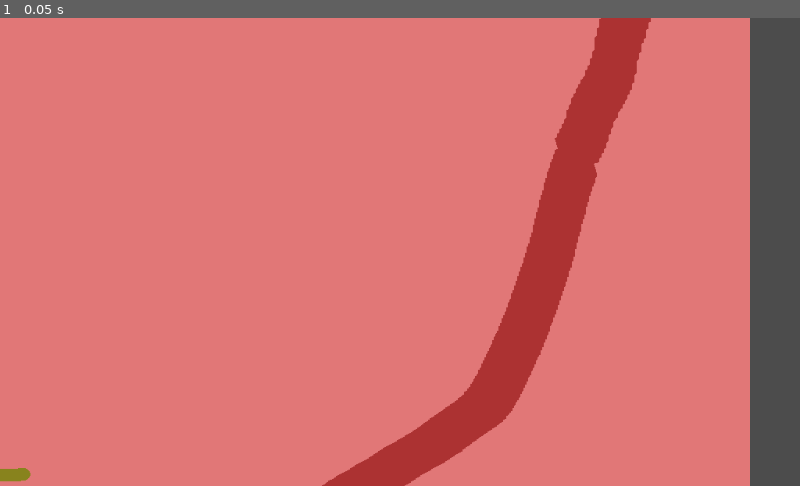
Above: before the commit, frame 1.
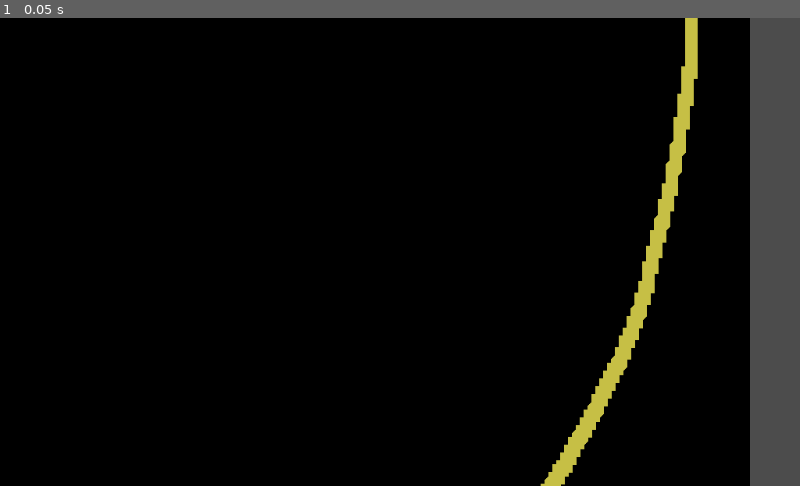
Above: after the commit, the same moment.

Repository: d0ctajones/gmtk-nugget
Game: Godot game, scene res://level/level.tscn
The game is run twice, just before and just after one commit, with the same random seed, the same clock (stepped at 60 frames per second) and the same inputs. The project has no main scene, so this scene is started directly.
Inputs:
- Up to frame 1 (0.05 s): no input

The runs differ from the first frame. In frame 1, 94% of the frame differs, in the area x 0-94%, y 0-100%.

Commit message:
finally fix jitter on slopes. basic movement feeling okay

Diff:
--- a/level/level.tscn
+++ b/level/level.tscn
@@ -8,19 +8,29 @@
 texture = ExtResource( 1 )
 
 [node name="PlayerSpawn" type="Position2D" parent="."]
-position = Vector2( -423, 686 )
+position = Vector2( -66, 866 )
 
 [node name="CollisionPolygon2D" type="CollisionPolygon2D" parent="."]
-polygon = PoolVector2Array( -352, 708, -346, 706, -343, 705, -247, 705, -246, 704, -244, 703, -241, 702, -231, 701, -229, 700, -226, 699, -177, 699, -175, 698, -171, 696, -168, 695, -138, 693, -127, 692, -115, 691, -85, 689, -43, 689, -27, 691, -19, 693, 0, 693, -149, 744, -591, 753, -590, 735, -584, 732, -572, 726, -534, 716, -508, 711, -451, 708 )
+polygon = PoolVector2Array( -71, 891, -26, 891, -25, 892, 42, 892, 45, 889, 47, 888, 50, 885, 53, 882, 55, 881, 57, 879, 61, 877, 67, 875, 69, 874, 72, 873, 74, 872, 78, 870, 80, 869, 81, 868, 83, 867, 85, 866, 88, 865, 109, 865, 113, 866, 119, 869, 122, 872, 123, 873, 125, 876, 126, 878, 129, 880, 133, 882, 135, 883, 138, 886, 140, 888, 142, 891, 164, 891, 164, 915, -72, 916, -72, 892 )
 
 [node name="CollisionPolygon2D2" type="CollisionPolygon2D" parent="."]
-polygon = PoolVector2Array( 0, 693, 51, 693, 55, 694, 59, 696, 73, 696, 74, 695, 97, 694, 100, 693, 116, 691, 142, 689, 152, 687, 169, 684, 172, 683, 179, 682, 187, 680, 190, 679, 208, 675, 216, 673, 230, 671, 240, 669, 249, 666, 264, 661, 276, 657, 294, 653, 310, 649, 322, 645, 332, 639, 338, 635, 348, 631, 363, 627, 382, 621, 390, 615, 398, 609, 404, 605, 406, 603, 411, 600, 411, 644, 163, 727 )
+polygon = PoolVector2Array( -71, 892, -100, 892, -102, 891, -111, 889, -121, 888, -128, 885, -137, 884, -151, 884, -153, 883, -158, 882, -163, 882, -167, 880, -170, 879, -176, 878, -179, 878, -181, 877, -185, 876, -195, 874, -207, 872, -218, 870, -228, 868, -233, 867, -244, 865, -258, 862, -265, 861, -266, 885, -71, 918 )
 
 [node name="CollisionPolygon2D3" type="CollisionPolygon2D" parent="."]
-polygon = PoolVector2Array( -330, 668, -328, 665, -324, 662, -322, 661, -315, 660, -287, 660, -277, 661, -273, 664, -271, 667, -271, 671, -272, 673, -275, 676, -277, 677, -311, 677, -318, 678, -324, 678, -326, 677, -329, 674, -330, 672 )
+polygon = PoolVector2Array( 25, 824, 23, 820, 20, 817, 16, 815, 4, 815, 2, 814, 0, 813, -4, 812, -11, 812, -16, 810, -20, 809, -25, 809, -28, 808, -34, 807, -40, 806, -44, 805, -50, 803, -54, 801, -60, 801, -64, 803, -67, 806, -68, 808, -69, 809, -70, 811, -71, 813, -71, 820, -69, 824, -66, 827, -60, 830, -56, 832, -50, 834, -41, 836, -34, 838, -27, 839, -19, 840, 9, 840, 12, 839, 16, 839, 18, 838, 20, 837, 22, 835, 24, 832, 25, 830 )
 
 [node name="CollisionPolygon2D4" type="CollisionPolygon2D" parent="."]
-polygon = PoolVector2Array( -246, 644, -244, 641, -240, 638, -223, 638, -199, 638, -192, 637, -187, 636, -180, 636, -177, 637, -174, 640, -173, 642, -173, 646, -177, 651, -183, 653, -188, 654, -195, 655, -225, 655, -240, 654, -243, 652, -245, 650, -246, 648 )
+polygon = PoolVector2Array( -44, 776, -53, 776, -55, 777, -60, 779, -82, 779, -92, 777, -106, 772, -119, 766, -133, 747, -133, 731, -124, 722, -118, 722, -114, 724, -109, 729, -103, 731, -95, 734, -80, 736, -75, 736, -69, 737, -60, 739, -53, 742, -47, 745, -42, 749, -38, 753, -35, 757, -35, 767, -38, 772 )
 
 [node name="CollisionPolygon2D5" type="CollisionPolygon2D" parent="."]
-polygon = PoolVector2Array( -142, 621, -141, 619, -139, 617, -138, 616, -136, 615, -97, 615, -97, 614, -78, 614, -76, 615, -73, 618, -72, 620, -72, 624, -73, 626, -76, 629, -78, 630, -94, 630, -94, 631, -136, 631, -136, 630, -138, 630, -138, 629, -139, 629, -139, 628, -140, 628, -141, 627, -142, 625 )
+polygon = PoolVector2Array( -187, 721, -189, 717, -192, 713, -195, 710, -198, 708, -202, 705, -214, 699, -223, 697, -226, 696, -227, 694, -228, 692, -229, 688, -230, 686, -232, 682, -233, 681, -233, 672, -231, 671, -227, 669, -224, 667, -221, 664, -219, 660, -219, 653, -221, 649, -224, 646, -228, 644, -234, 644, -236, 645, -240, 647, -246, 650, -257, 650, -261, 652, -264, 655, -268, 663, -268, 688, -263, 702, -258, 711, -252, 718, -247, 723, -243, 729, -231, 735, -221, 737, -214, 739, -202, 740, -196, 740, -192, 738, -189, 735, -187, 731 )
+
+[node name="CollisionPolygon2D6" type="CollisionPolygon2D" parent="."]
+polygon = PoolVector2Array( -187, 620, -185, 614, -180, 610, -178, 609, -154, 609, -147, 610, -142, 611, -138, 610, -131, 607, -128, 606, -121, 603, -107, 596, -100, 594, -97, 593, -93, 589, -89, 587, -83, 587, -79, 589, -76, 592, -70, 605, -70, 628, -74, 640, -79, 648, -82, 653, -94, 661, -108, 661, -124, 658, -140, 654, -155, 652, -167, 645, -175, 636, -182, 630, -186, 625 )
+
+[node name="CollisionPolygon2D7" type="CollisionPolygon2D" parent="."]
+polygon = PoolVector2Array( 163, 891, 195, 891, 198, 889, 202, 887, 218, 887, 226, 885, 233, 883, 240, 881, 242, 880, 250, 878, 261, 876, 272, 874, 283, 872, 291, 870, 301, 867, 307, 865, 313, 863, 319, 861, 323, 860, 330, 860, 337, 858, 361, 856, 365, 855, 369, 854, 371, 853, 372, 852, 376, 852, 378, 851, 383, 851, 389, 849, 392, 847, 395, 847, 399, 845, 402, 842, 417, 842, 417, 862, 230, 907, 182, 915, 163, 915 )
+
+[node name="CollisionPolygon2D8" type="CollisionPolygon2D" parent="."]
+position = Vector2( 0, -1 )
+polygon = PoolVector2Array( -265, 862, -265, 861, -278, 861, -291, 858, -299, 856, -301, 856, -305, 851, -321, 846, -361, 836, -406, 821, -428, 810, -443, 802, -457, 792, -462, 792, -462, 787, -472, 787, -473, 815, -369, 862, -265, 885 )
--- a/player/player.gd
+++ b/player/player.gd
@@ -1,16 +1,16 @@
 extends KinematicBody2D
 
-export (int) var max_ground_speed       = 200
-export (int) var ground_acceleration    = 50
-export (int) var ground_friction        = 25
-export (int) var gravity                = 12
-export (int) var max_fall_speed         = 250
+export (int) var max_ground_speed       = 250
+export (int) var ground_acceleration    = 30
+export (int) var ground_friction        = 50
+export (int) var gravity                = 2
+export (int) var max_fall_speed         = 700
 export (int) var jump_speed             = 350
-export (int) var air_move_speed         = 50
+export (int) var air_move_speed         = 120
 export (int) var air_acceleration       = 100
-export (int) var air_friction           = 50
-export (float) var vertical_jump_time   = 0.2
-export (float) var no_jump_yet_time     = 0.18
+export (int) var air_friction           = 20
+export (float) var vertical_jump_time   = 0.25
+export (float) var no_jump_time         = 0.18
 export (Vector2) var velocity           = Vector2.ZERO
 
 # Possible player states
@@ -20,29 +20,29 @@
     FALL,
 }
 
-export (STATES) var state = STATES.MOVE
-
+var state = STATES.MOVE
 
 func _physics_process(delta):
-    if state != STATES.JUMP:
-        respect_gravity(delta)
-
     match state:
         STATES.MOVE: move_state(delta)
         STATES.JUMP: jump_state(delta)
         STATES.FALL: fall_state(delta)
 
+    move(delta)
+
+################################################################################
+# State Functions
+
 func move_state(delta):
+    var input_vector = Vector2.ZERO
+
     if Input.is_action_pressed("jump"):
-        if has_node("landing_timer"):
-            # Prevent the player from spamming jump too frequently based on no_jump_yet_time
+        if has_node("no_jump_timer"):
             pass
         else:
             state = STATES.JUMP
+            return
 
-    var input_vector = Vector2.ZERO
-
-    # Get left or right movement input
     if Input.is_action_pressed("move_right"):
         input_vector.x = 1
     if Input.is_action_pressed("move_left"):
@@ -58,24 +58,17 @@
     # Limit to max groundspeed
     velocity.x = clamp(velocity.x, -max_ground_speed, max_ground_speed)
 
-    # Move and smootly go over collision
-    velocity = move_and_slide(velocity)
-
 func jump_state(delta):
     if has_node("jump_timer"):
-        # Only create one jump timer
-        pass
+        velocity.y = -jump_speed
     else:
-        # Set timer that allows player to ingore gravity until vertical_jump_time passes
-        var timer = Timer.new()
-        timer.name = "jump_timer"
-        timer.set_one_shot(true)
-        timer.set_wait_time(vertical_jump_time)
-        timer.connect('timeout', timer, 'queue_free')
-        timer.connect('timeout', self, '_end_jump')
+        add_jump_timer()
 
-        add_child(timer)
-        timer.start()
+    if Input.is_action_just_released("jump"):
+        # Shorter jump height if space bar released early
+        if has_node("jump_timer"):
+            get_node("jump_timer").queue_free()
+            state = STATES.FALL
 
     var input_vector = Vector2.ZERO
 
@@ -86,34 +79,15 @@
         input_vector.x = -1
 
     if input_vector != Vector2.ZERO:
-        # Steadily move from no move speed to max speed based on ground_acceleration. Use the ground speed
-        # variables to carry momentum until fall state
         velocity.x = lerp(velocity.x, input_vector.x * max_ground_speed, ground_acceleration * delta)
     else:
-        # Steadily apply air_friction until x-axis speed is 0
-        velocity.x = lerp(velocity.x, 0, air_friction * delta)
+        velocity.x = lerp(velocity.x, 0, ground_friction * delta)
 
-    # Negative speed go up
-    velocity.y = -jump_speed
-
-    # Detect collision from above the player in the y-axis. Set the state to the fall state
-    var collision = move_and_collide(velocity * delta)
-
-    if collision:
-        var collision_direction = collision.normal
-
-        if collision_direction.y >= 0:
-            # Player hit their head
-            velocity.y = 0
-            state = STATES.FALL
+    velocity.x = clamp(velocity.x, -max_ground_speed, max_ground_speed)
 
 
-func _end_jump():
-    # After the jump_timer ends, endter the fall state
-    state = STATES.FALL
-
 func fall_state(delta):
-    # Enable air control
+    # Manages x-axis air control. Gravity application is in process_gravity
     var input_vector = Vector2.ZERO
 
     if Input.is_action_pressed("move_right"):
@@ -121,62 +95,76 @@
     if Input.is_action_pressed("move_left"):
         input_vector.x = -1
 
-    # Move in the air according to air speed and ground_acceleration
     if input_vector != Vector2.ZERO:
         velocity.x = lerp(velocity.x, input_vector.x * air_move_speed, air_acceleration * delta)
     else:
         velocity.x = lerp(velocity.x, 0, air_friction * delta)
 
-    # Limit x velocity to air control
     velocity.x = clamp(velocity.x, -air_move_speed, air_move_speed)
 
-    # Detect collisions while falling. Only take action against a collision if it's in the y-axis
-    var collision = move_and_collide(velocity * delta)
+################################################################################
+# Gravity and Move
+
+func process_gravity(delta):
+    if state == STATES.JUMP or is_on_floor():
+        # Don't apply gravity if currently jumping or touching the floor
+        return
+
+    velocity.y = lerp(velocity.y, max_fall_speed, gravity * delta)
+    velocity.y = clamp(velocity.y, 0, max_fall_speed)
+
+
+func move(delta):
+    process_gravity(delta)
+
+    # Test for collisions
+    var collision = move_and_collide(velocity * delta, true, true, true)
 
     if collision:
-        var collision_direction = collision.normal
+        if state == STATES.FALL:
+            if collision.normal.y <= -0.75:
+                # Player touched the floor
+                add_no_jump_timer()
+                state = STATES.MOVE
+        elif state == STATES.JUMP:
+            if collision.normal.y >= 0.75:
+                # Player hit head on ceiling
+                state = STATES.FALL
 
-        if collision_direction.y != 0:
-            velocity.y = 0
+    velocity = move_and_slide(velocity, Vector2(0, -1), true, 2, 0.75, true)
 
-            # Character landed on something. Swap to move state
-            state = STATES.MOVE
-        else:
-            velocity = move_and_slide(velocity)
+################################################################################
+# Timer Functions
 
+func add_no_jump_timer():
+    # Prevent player from hitting jump for a moment after landing
+    var timer = Timer.new()
+    timer.name = "no_jump_time"
+    timer.set_one_shot(true)
+    timer.set_wait_time(vertical_jump_time)
+    timer.connect('timeout', timer, 'queue_free')
+
+    add_child(timer)
+    timer.start()
+
+func add_jump_timer():
+    # Set timer that allows player to ingore gravity until vertical_jump_time passes
+    var timer = Timer.new()
+    timer.name = "jump_timer"
+    timer.set_one_shot(true)
+    timer.set_wait_time(vertical_jump_time)
+    timer.connect('timeout', timer, 'queue_free')
+    timer.connect('timeout', self, '_end_jump')
+
+    add_child(timer)
+    timer.start()
+
+func _end_jump():
+    state = STATES.FALL
+
+################################################################################
+# Main Game Loop Functions
 
 func spawn(spawn_position):
     position = spawn_position
     velocity = Vector2.ZERO
-
-func respect_gravity(delta):
-    # Get to max fall speed by stepping up with gravity constant
-    velocity.y = lerp(velocity.y, max_fall_speed, gravity * delta)
-    # Limit fall speed to max fall speed
-    velocity.y = clamp(velocity.y, 0 , max_fall_speed)
-
-    # Move down and check for collisions
-    var go_down = velocity * delta
-    var collision = move_and_collide(go_down)
-
-    if collision:
-        # Get collision diections
-        var collision_direction = collision.normal
-
-        if collision_direction.y != 0:
-            # If the collision is on the y axis, stop moving in the y axis
-            velocity.y = 0
-
-            if state == STATES.FALL and not has_node("landing_timer"):
-                # If the player is falling and they don't having a landing timer, start a landing
-                # timer. This prevents them from spamming jump when they land
-                var timer = Timer.new()
-                timer.name = "landing_timer"
-                timer.set_one_shot(true)
-                timer.set_wait_time(no_jump_yet_time)
-                timer.connect('timeout', timer, 'queue_free')
-                add_child(timer)
-                timer.start()
-
-            # Character landed on something. Swap to move state
-            state = STATES.MOVE
--- a/player/player.tscn
+++ b/player/player.tscn
@@ -3,8 +3,9 @@
 [ext_resource path="res://player/player.png" type="Texture" id=1]
 [ext_resource path="res://player/player.gd" type="Script" id=2]
 
-[sub_resource type="CircleShape2D" id=1]
-radius = 17.0
+[sub_resource type="CapsuleShape2D" id=1]
+radius = 16.0
+height = 2.0
 
 [node name="Player" type="KinematicBody2D"]
 collision_layer = 4
@@ -15,7 +16,8 @@
 texture = ExtResource( 1 )
 
 [node name="CollisionPolygon2D" type="CollisionPolygon2D" parent="."]
-polygon = PoolVector2Array( -10, -12, -4, -15, 7, -15, 11, -13, 11, -1, 16, 4, 16, 10, 14, 14, 4, 16, -10, 16, -12, 15, -14, 13, -15, 10, -15, -7, -13, -10, -11, -11 )
+polygon = PoolVector2Array( -10, -12, -7, -14, -4, -15, 7, -15, 11, -13, 11, 0, 16, 5, 16, 9, 13, 13, 4, 15, -10, 15, -12, 14, -14, 12, -15, 10, -15, -5, -14, -7, -12, -10, -11, -11 )
+disabled = true
 
 [node name="Camera2D" type="Camera2D" parent="."]
 current = true
@@ -24,4 +26,3 @@
 [node name="CollisionShape2D" type="CollisionShape2D" parent="."]
 visible = false
 shape = SubResource( 1 )
-disabled = true
Binary file changed: level/level.aseprite
Binary file changed: level/level.png
